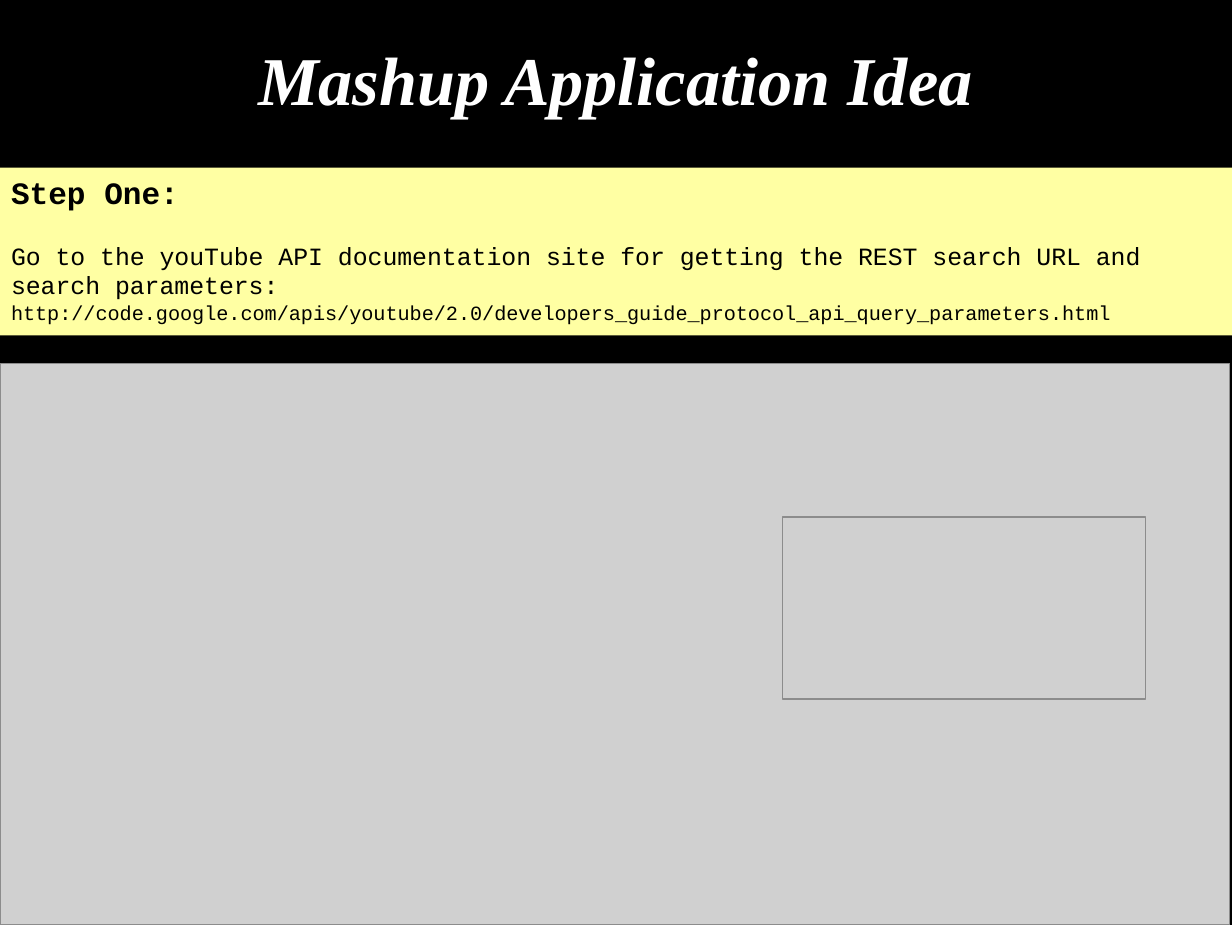
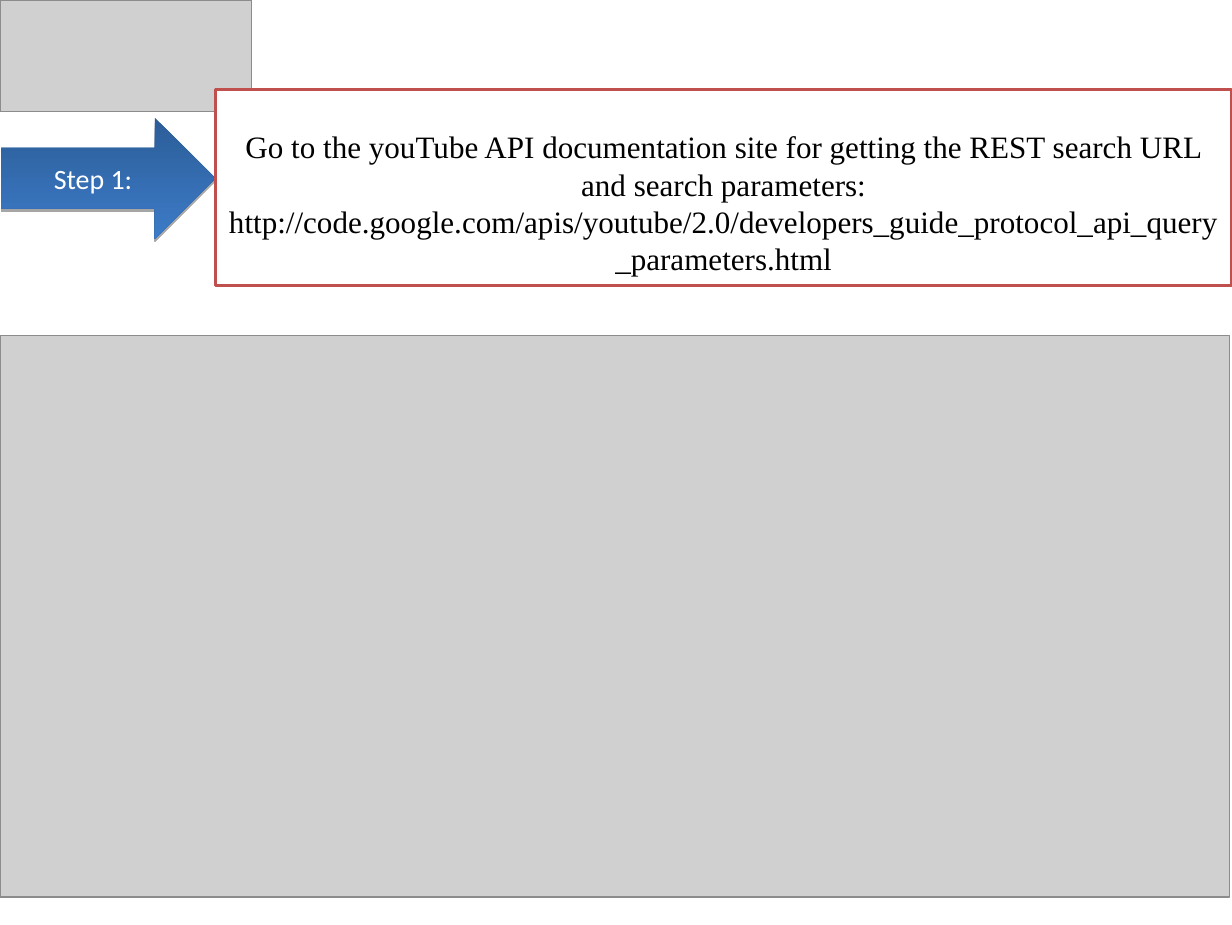
Before and after one commit to demo007/mashups4jsf, a slide deck: slide 18 of overview-architecture/JavaOne-2010/S314070_BURNS_SALEH_MASHUPS.odp (slide 17 before the commit). Drawn at 1232x925 pixels with LibreOffice and Linux fonts; fonts in the diff are those of the drawing; grey boxes stand for pictures. Boxes give left, top, right and bottom in pixels: in the first picture for what was removed or moved away, otherwise in the second. Text is boxed around its words. In the diff, an @@ line names an element or a change of style, - is before the commit and + after.

Commit message:
modifying the styles.

```diff
--- a/overview-architecture/JavaOne-2010/S314070_BURNS_SALEH_MASHUPS.odp
+++ b/overview-architecture/JavaOne-2010/S314070_BURNS_SALEH_MASHUPS.odp
@@ background #000000 to #FFFFFF @@
@@ picture: place and size @@
-picture at [783, 517, 1146, 699]
+picture at [0, 0, 252, 112]
@@ title removed at [61, 1, 1171, 155] @@
-Mashup Application Idea
@@ rectangle "Go to the youTube API ...": place and size @@
-rectangle "Go to the youTube API ..." at [0, 168, 1232, 335]
+rectangle "Go to the youTube API ..." at [216, 89, 1232, 285]
@@ rectangle "Go to the youTube API ..." at [216, 89, 1232, 285]: size 16 to 20 pt in "Go to the youTube API documentation site ..."; size 13 to 20 pt in "http://code.google.com/apis/youtube/2.0/developers_guide_pro ..."; font Courier New to Times New Roman; alignment left to centre; vertical alignment top to middle; fill #FFFFA3 to #FFFFFF; outline none to #C0504D 2.01 pt @@
@@ freeform shape added at [1, 117, 216, 238], fill gradient #2C5D98 to #3C7BC7, 18 pt, text #FFFFFF @@
+Step 1:
@@ text in rectangle at [11, 183, 179, 211]: paragraph removed @@
-Step One:
@@ picture: place and size @@
-picture at [0, 363, 1230, 925]
+picture at [0, 335, 1230, 897]
```
Also in this commit, not shown: 8 other slides changed, 5 slides added, 1 slide removed.
